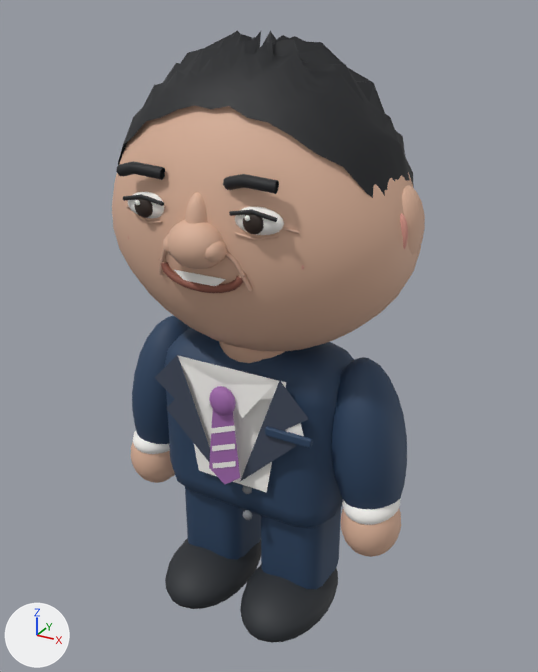
Renders of the glTF model island/models/xuzhijie.glb from each side of a commit.
One viewpoint serves both versions: a 50 mm camera at (1.69, -2.97, 3.08) aimed at (0.04, 0.03, 1.58). The lights are fixed; the arrows at lower left show +X, +Y and +Z. The first picture is the older version. Where no turn or scale is listed for an object, it has been applied to the vertices. Vertices at exactly the same position are counted once.

The scene before the commit, as lines of its bpy script (objects in view):
```python
me_cube_001 = bpy.data.meshes.new('Cube.001')
me_cube_001.from_pydata(...)  # 6226 vertices, 12104 faces; spans x -0.81..0.81, y -0.57..0.57, z -1.46..1.46
me_cube_001.materials.append(mat_palettematerial001)  # picture img_palettebasecolor
me_white_shirt = bpy.data.meshes.new('White shirt')
me_white_shirt.from_pydata(...)  # 445 vertices, 744 faces; spans x -0.72..0.72, y -0.54..0.54, z -1.05..1.05
me_white_shirt.materials.append(mat_palettematerial002)  # picture img_palettebasecolor
ob_trouser = bpy.data.objects.new('Trouser', me_cube_001)
ob_trouser.location = (0.0, -0.053, 1.455)
ob_white_shirt = bpy.data.objects.new('White shirt', me_white_shirt)
ob_white_shirt.location = (0.0, 0.026, 1.95)
```
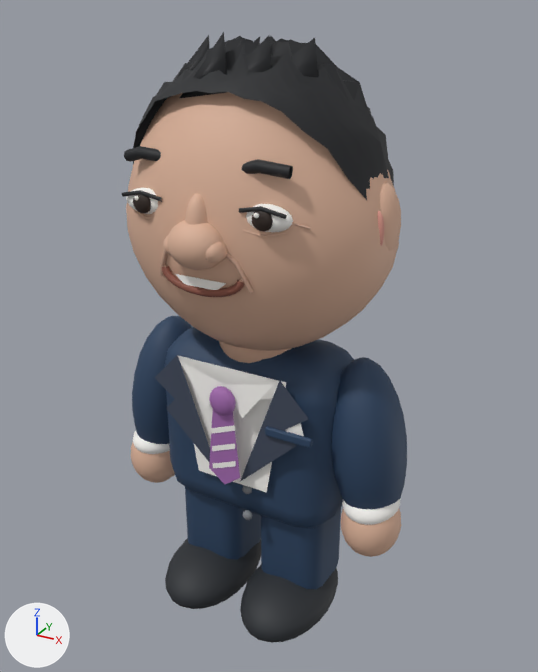
Where the change shows, as pixel boxes (x1, y1, x2, y2) in the pictures (538 x 672 px; the box of a moved part takes in the faces that stretch with it):
'Trouser', reshaped (9% narrower): before (112, 105, 425, 643); after (122, 92, 407, 643)
'White shirt', reshaped, moved (12% narrower): before (118, 30, 414, 493); after (133, 32, 394, 493)
part 1 of me_cube_001, moved or reshaped: before (112, 105, 421, 352); after (126, 92, 399, 351)
part 2 of me_cube_001, moved or reshaped: before (402, 185, 425, 255); after (380, 182, 401, 251)
part 3 of me_cube_001, moved or reshaped: before (400, 213, 408, 249); after (378, 211, 384, 246)
part 4 of me_cube_001, moved or reshaped: before (128, 192, 164, 218); after (126, 188, 158, 214)
part 5 of me_cube_001, moved or reshaped: before (134, 198, 153, 218); after (133, 194, 151, 213)
part 6 of me_cube_001, moved or reshaped: before (116, 161, 165, 180); after (124, 146, 161, 162)
part 7 of me_cube_001, moved or reshaped: before (235, 207, 284, 235); after (246, 204, 293, 232)
part 8 of me_cube_001, moved or reshaped: before (243, 214, 263, 234); after (252, 211, 273, 231)
part 9 of me_cube_001, moved or reshaped: before (244, 215, 250, 221); after (253, 213, 259, 218)
part 10 of me_cube_001, moved or reshaped: before (223, 174, 279, 194); after (241, 159, 293, 179)
part 11 of me_cube_001, moved or reshaped: before (161, 262, 243, 293); after (162, 266, 245, 297)
part 12 of me_cube_001, moved or reshaped: before (123, 194, 164, 206); after (122, 190, 162, 202)
part 13 of me_cube_001, moved or reshaped: before (229, 209, 277, 222); after (239, 206, 287, 219)
part 14 of me_cube_001, moved or reshaped: before (135, 214, 163, 224); after (134, 210, 159, 220)
part 15 of me_cube_001, moved or reshaped: before (235, 232, 278, 241); after (243, 230, 287, 238)
part 16 of me_cube_001, moved or reshaped: before (238, 227, 299, 278); after (239, 223, 311, 282)
part 17 of me_white_shirt, moved or reshaped: before (175, 270, 226, 286); after (175, 274, 226, 290)
part 18 of me_white_shirt, moved or reshaped: before (118, 30, 414, 198); after (133, 32, 394, 200)

What changed in the scene script:
```text
Change me_cube_001:
    where me_cube_001.from_pydata(...)  # 6226 vertices, 12104 faces; spans x -0.81..0.81, y -0.57..0.57, z -1.46..1.46
    used by ob_trouser; location = (0.0, -0.053, 1.455)
    me_cube_001 part 1: the loose piece of 610 vertices spanning x -0.77..0.77, y -0.47..0.57, z 0.1..1.46 is scaled about its middle by (0.865, 1, 1)
    me_cube_001 part 2: the loose piece of 146 vertices spanning x 0.57..0.78, y -0.07..0.19, z 0.59..0.97 is scaled about the mesh origin by (0.865, 1, 1)
    me_cube_001 part 3: the loose piece of 86 vertices spanning x 0.68..0.76, y -0.07..-0.03, z 0.68..0.87 is moved by (-0.1, 0.0, 0.0)
    me_cube_001 part 4: the loose piece of 182 vertices spanning x -0.38..-0.15, y -0.47..-0.38, z 0.81..0.92 is moved by (-0.03, 0.02, 0.01)
    me_cube_001 part 5: the loose piece of 146 vertices spanning x -0.31..-0.22, y -0.48..-0.44, z 0.82..0.91 is moved by (-0.03, 0.02, 0.01)
    me_cube_001 part 6: the loose piece of 24 vertices spanning x -0.4..-0.17, y -0.48..-0.41, z 0.98..1.05 is moved by (-0.03, 0.09, 0.05)
    me_cube_001 part 7: the loose piece of 182 vertices spanning x 0.15..0.38, y -0.47..-0.38, z 0.81..0.92 is moved by (0.03, 0.02, 0.01)
    me_cube_001 part 8: the loose piece of 146 vertices spanning x 0.22..0.31, y -0.48..-0.44, z 0.82..0.91 is moved by (0.03, 0.02, 0.01)
    me_cube_001 part 9: the loose piece of 62 vertices spanning x 0.24..0.26, y -0.49..-0.48, z 0.88..0.9 is moved by (0.03, 0.02, 0.01)
    me_cube_001 part 10: the loose piece of 24 vertices spanning x 0.13..0.36, y -0.48..-0.41, z 0.98..1.05 is moved by (0.02, 0.07, 0.05)
    me_cube_001 part 11: the loose piece of 136 vertices spanning x -0.21..0.21, y -0.47..-0.42, z 0.53..0.63 is moved by (0.0, 0.0, -0.02)
    me_cube_001 part 12: the loose piece of 24 vertices spanning x -0.37..-0.16, y -0.48..-0.45, z 0.88..0.92 is moved by (-0.03, 0.03, 0.01)
    me_cube_001 part 13: the loose piece of 24 vertices spanning x 0.16..0.37, y -0.48..-0.45, z 0.88..0.92 is moved by (0.03, 0.03, 0.01)
    me_cube_001 part 14: the loose piece of 24 vertices spanning x -0.35..-0.18, y -0.46..-0.4, z 0.79..0.82 is moved by (-0.03, 0.02, 0.01)
    me_cube_001 part 15: the loose piece of 24 vertices spanning x 0.18..0.35, y -0.46..-0.41, z 0.79..0.82 is moved by (0.03, 0.02, 0.01)
    me_cube_001 part 16: 32 of 6226 vertices moved; they spanned x 0.18..0.42, y -0.45..-0.37, z 0.61..0.85 and now span x 0.18..0.45, y -0.44..-0.33, z 0.59..0.86; mean shift (0.01, 0.03, -0.01); largest move (0.36, -0.4, 0.84) -> (0.39, -0.35, 0.85)
Change me_white_shirt:
    used by ob_white_shirt; location = (0.0, 0.026, 1.95)
    remove me_white_shirt.from_pydata(...)  # 445 vertices, 744 faces; spans x -0.72..0.72, y -0.54..0.54, z -1.05..1.05
    add me_white_shirt.from_pydata(...)  # 473 vertices, 784 faces; spans x -0.63..0.63, y -0.54..0.54, z -1.05..1.05
    me_white_shirt part 17: the loose piece of 4 vertices spanning x -0.13..0.13, y -0.54, z 0.08..0.11 is moved by (0.0, 0.0, -0.02)
    me_white_shirt part 18: 4 vertices moved within x -0.01..0.04, y -0.13..-0.03, z 0.96..1.01; 337 vertices removed from x -0.72..0.72, y -0.41..0.51, z 0.19..1.05; 365 vertices added at x -0.63..0.63, y -0.41..0.51, z 0.19..1.05
Change ob_white_shirt:
    ob_white_shirt.location: (0.0, 0.026, 1.95) -> (0.0, 0.028, 1.95)
```
